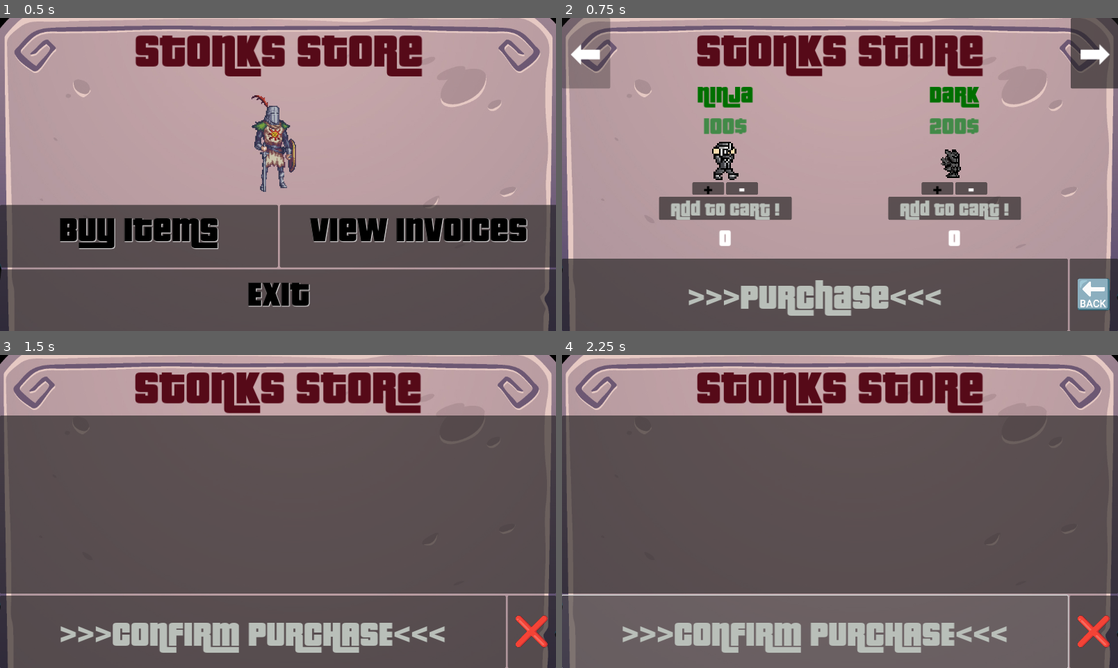
Above: before the commit, frames 1-4 (two rows, left to right).
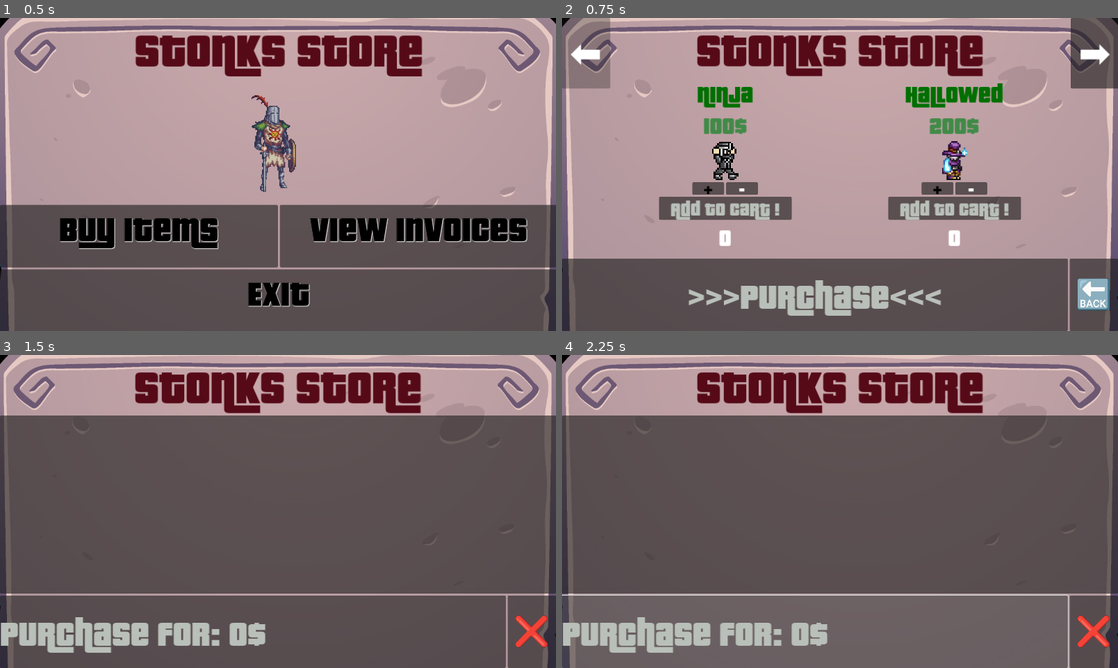
Above: after the commit, the same moments.

Repository: ImTheo/Stonks
Game: Godot game, scene res://main.tscn
The game is run twice, just before and just after one commit, with the same random seed, the same clock (stepped at 60 frames per second) and the same inputs.
Inputs:
- Up to frame 1 (0.5 s): no input
- Up to frame 2 (0.75 s): click "Buy Items" at 0.5 s
- Up to frame 3 (1.5 s): click ">>>Purchase<<<" at 1.25 s
- Up to frame 4 (2.25 s): click ">>>CONFIRM PURCHASE<<<" (after the commit: "Purchase for: 0$") at 2 s

Frame 1 is identical in both runs. In frame 2, 1.2% of the frame differs, in the area x 61-80%, y 20-52%; in frame 3, 4.3%, in the area x 0-80%, y 83-96%; in frame 4, 4.2%.

Commit message:
total invoice

Diff:
--- a/Checkout/Checkout.gd
+++ b/Checkout/Checkout.gd
@@ -3,14 +3,27 @@
 @onready var products:Array[Product] = CartList.products
 
 func _ready():
+	CartList.products = []
 	var itemList:ItemList = $VBoxContainer/HBoxContainer_Products/ItemList as ItemList
-	#poblate the ItemList
-	for product in products:
-		itemList.add_item(product.name, load(product.texture_asset))
-
+	var header:String
+	var detail:String
+	var invoice:String
+	for product:Product in products:
+		header = product.name
+		detail = "#" + str(product.count) + " x " + str(product.price) + "€"
+		invoice = detail + " " + header
+		itemList.add_item(invoice, load(product.texture_asset))
+	$VBoxContainer/HBoxContainer/Button_ConfirmPurchase/Title_ConfirmPurchase.text = "Purchase for: " + calculate_total() + "$"
 
 func _on_button_confirm_purchase_pressed():
-	print("confirmed")
+	pass
+	# append total to $VBoxContainer/HBoxContainer/Button2_Cancel/Title_Cancel
+
+func calculate_total() -> String:
+	var total:float = 0
+	for product:Product in products:
+		total += product.price * product.count
+	return str(total)
 
 func _on_button_2_cancel_pressed():
 	get_tree().change_scene_to_file("res://main.tscn")
--- a/Checkout/Checkout.tscn
+++ b/Checkout/Checkout.tscn
@@ -79,8 +79,7 @@
 theme_override_colors/font_color = Color(0.72549, 0.74902, 0.72549, 1)
 theme_override_fonts/font = ExtResource("3_0xnbs")
 theme_override_font_sizes/font_size = 75
-text = ">>>CONFIRM PURCHASE<<<"
-horizontal_alignment = 1
+text = "Purchase for:"
 vertical_alignment = 1
 
 [node name="Button2_Cancel" type="Button" parent="VBoxContainer/HBoxContainer"]
@@ -109,5 +108,5 @@
 offset_bottom = 146.0
 size_flags_vertical = 3
 
-[connection signal="pressed" from="VBoxContainer/HBoxContainer/Button_ConfirmPurchase" to="." method="_on_button_purchase_items_pressed"]
+[connection signal="pressed" from="VBoxContainer/HBoxContainer/Button_ConfirmPurchase" to="." method="_on_button_confirm_purchase_pressed"]
 [connection signal="pressed" from="VBoxContainer/HBoxContainer/Button2_Cancel" to="." method="_on_button_2_cancel_pressed"]
--- a/Resources/ProductItems.gd
+++ b/Resources/ProductItems.gd
@@ -2,7 +2,7 @@
 class_name ProductsItems
 
 @export var products_data:Array[Dictionary] = [{"name":"Ninja","price":100,"texture":"res://Assets/storeItems/ninja.png"},
-{"name":"Dark","price":200,"texture":"res://Assets/storeItems/armor.png"},
+{"name":"Hallowed","price":200,"texture":"res://Assets/storeItems/Hallowed_armor.png"},
 {"name":"Gladiator","price":200,"texture":"res://Assets/storeItems/Gladiator_armor_female.png"},
 {"name":"Turtle","price":123,"texture":"res://Assets/storeItems/Turtle_armor.png"},
 {"name":"Spider","price":50.42,"texture":"res://Assets/storeItems/Spider_armor.png"},
--- a/cart_list.gd
+++ b/cart_list.gd
@@ -1,11 +1,2 @@
 extends Node
 var products:Array[Product]
-
-# Called when the node enters the scene tree for the first time.
-func _ready():
-	pass # Replace with function body.
-
-
-# Called every frame. 'delta' is the elapsed time since the previous frame.
-func _process(delta):
-	pass
Binary file added: Assets/storeItems/Hallowed_armor.png
Not shown, added: Assets/storeItems/Hallowed_armor.png.import
